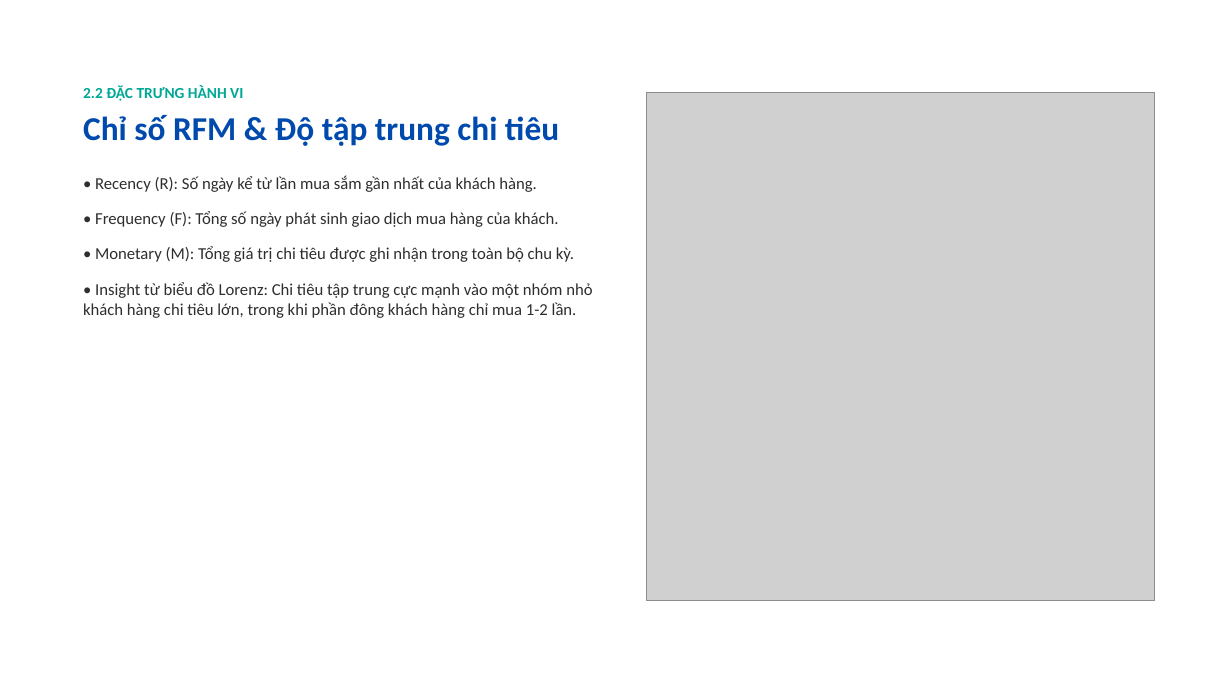
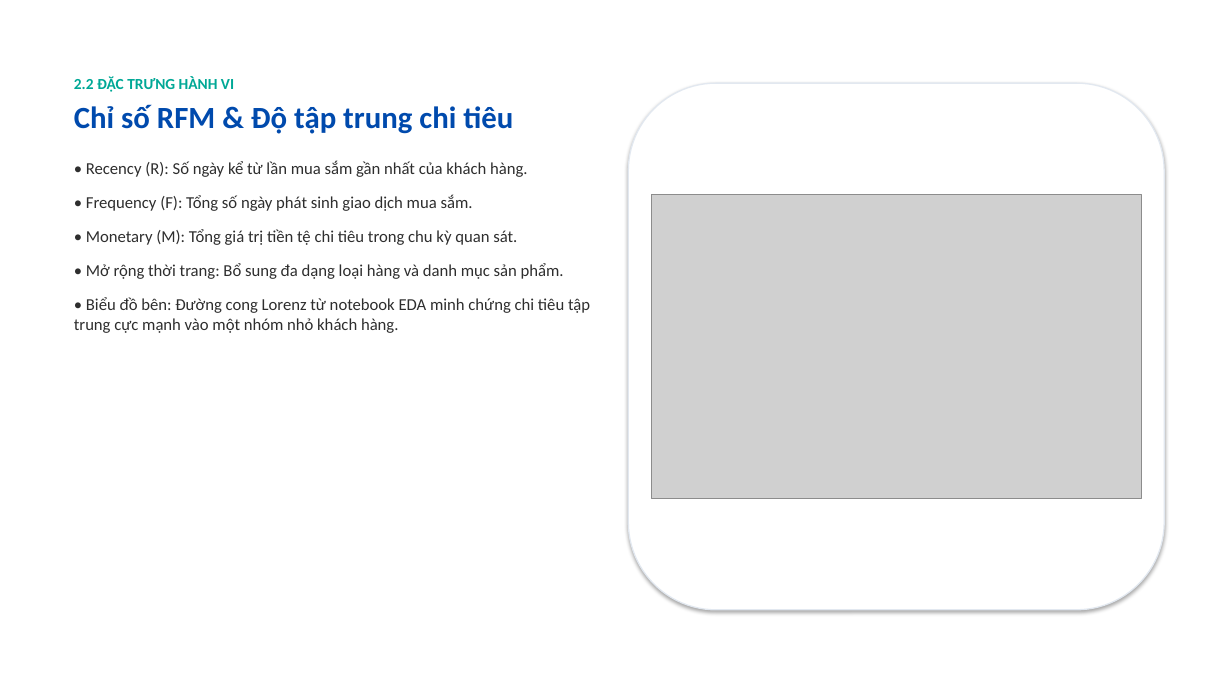
Before and after one commit to TminTtapcode/BTL_PTDL, a slide deck: slide 7 of docs/Slide_Thuyet_Trinh_HM_Modern_Minimal_16_Slides.pptx. Drawn at 1232x693 pixels with LibreOffice and Linux fonts; fonts in the diff are those of the drawing; grey boxes stand for pictures; background and template pictures are left out. Boxes give left, top, right and bottom in pixels: in the first picture for what was removed or moved away, otherwise in the second. Text is boxed around its words. In the diff, an @@ line names an element or a change of style, - is before the commit and + after.

Commit message:
docs: perfect 16-slide presentation with exact notebook figures, card containers and preserved aspect ratios

```diff
--- a/docs/Slide_Thuyet_Trinh_HM_Modern_Minimal_16_Slides.pptx
+++ b/docs/Slide_Thuyet_Trinh_HM_Modern_Minimal_16_Slides.pptx
@@ text "2.2 ĐẶC TRƯNG HÀNH VI" moved from (x1=83, y1=85, x2=592, y2=318) to (x1=74, y1=76, x2=590, y2=333) @@
@@ rounded rectangle added at (x1=628, y1=83, x2=1165, y2=610), fill #FFFFFF, outline #E2E8F0 1 pt @@
@@ text at (x1=74, y1=104, x2=527, y2=177): size 26 to 24 pt in "Chỉ số RFM & Độ tập trung ..."; less space between paragraphs @@
@@ text at (x1=74, y1=195, x2=590, y2=333): text changed @@
-• Frequency (F): Tổng số ngày phát sinh giao dịch mua hàng của khách.
-• Monetary (M): Tổng giá trị chi tiêu được ghi nhận trong toàn bộ chu kỳ.
-• Insight từ biểu đồ Lorenz: Chi tiêu tập trung cực mạnh vào một nhóm nhỏ khách hàng chi tiêu lớn, trong khi phần đông khách hàng chỉ mua 1-2 lần.
+• Frequency (F): Tổng số ngày phát sinh giao dịch mua sắm.
+• Monetary (M): Tổng giá trị tiền tệ chi tiêu trong chu kỳ quan sát.
+• Mở rộng thời trang: Bổ sung đa dạng loại hàng và danh mục sản phẩm.
+• Biểu đồ bên: Đường cong Lorenz từ notebook EDA minh chứng chi tiêu tập trung cực mạnh vào một nhóm nhỏ khách hàng.
@@ picture resized from (x1=647, y1=92, x2=1155, y2=601) to (x1=652, y1=194, x2=1141, y2=498) @@
```
Also in this commit, not shown: 13 other slides changed, 2 slides added, 2 slides removed.
